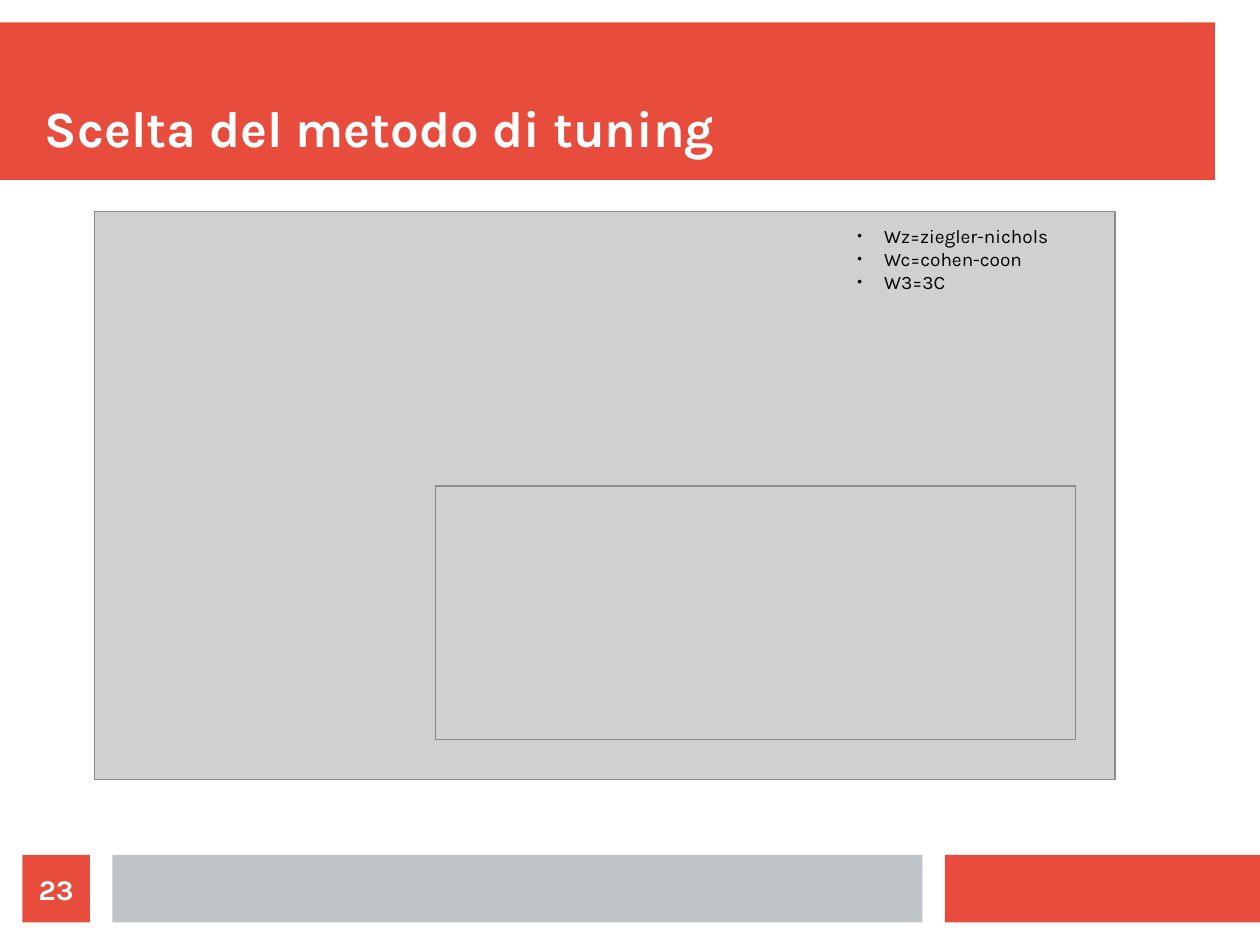
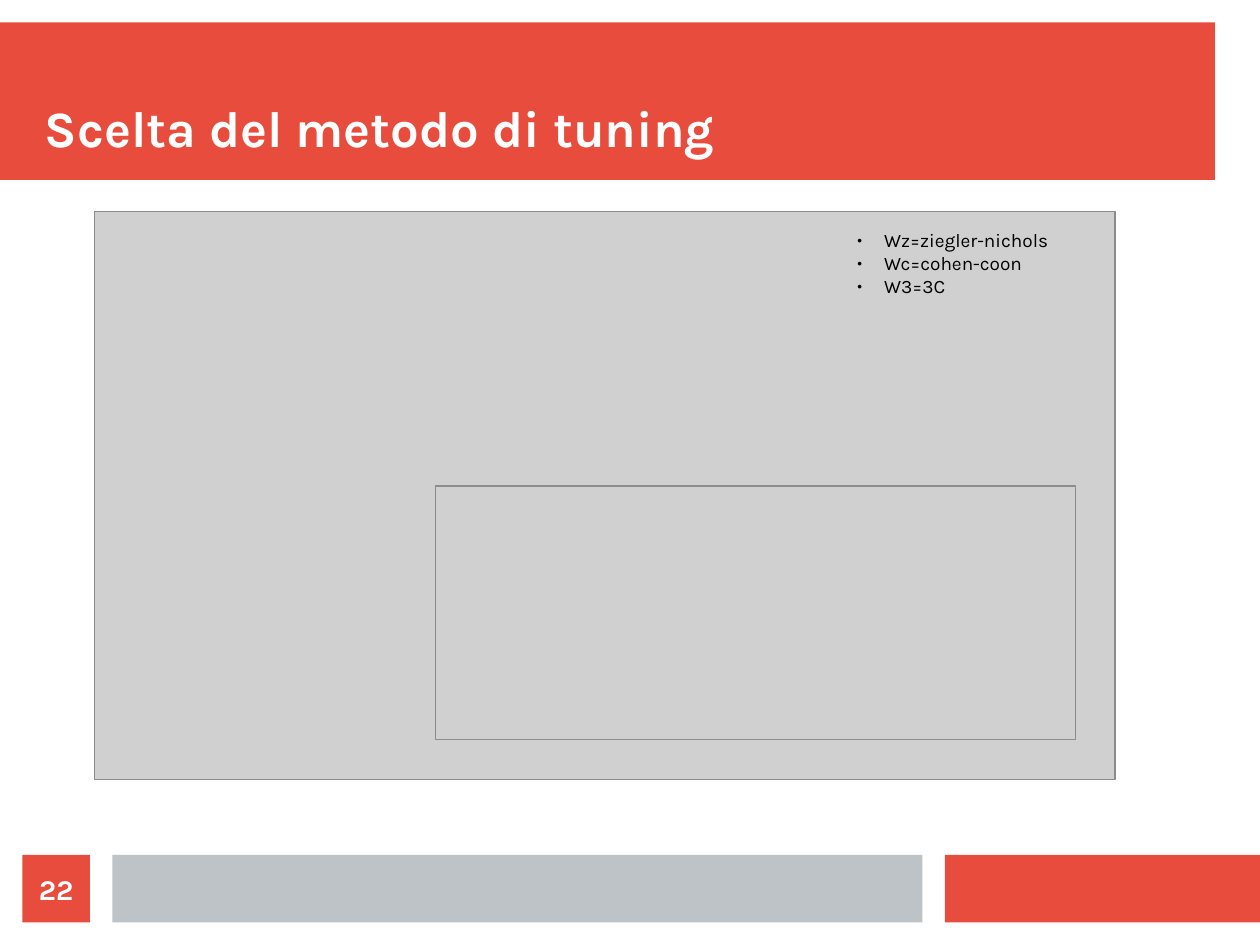
Before and after one commit to LeonardoSalustri/Tesi, a slide deck: slide 22 of Formule_presentazione/Presentazione.odp (slide 23 before the commit). Drawn at 1260x945 pixels with LibreOffice and Linux fonts; fonts in the diff are those of the drawing; grey boxes stand for pictures. Boxes give left, top, right and bottom in pixels: in the first picture for what was removed or moved away, otherwise in the second. Text is boxed around its words. In the diff, an @@ line names an element or a change of style, - is before the commit and + after.

```diff
--- a/Formule_presentazione/Presentazione.odp
+++ b/Formule_presentazione/Presentazione.odp
@@ text "Wz=ziegler-nichols": place and size @@
-text "Wz=ziegler-nichols" at box(884, 230, 1048, 290)
+text "Wz=ziegler-nichols" at box(884, 234, 1048, 294)
@@ page number at box(39, 881, 74, 900): text changed @@
-23
+22
```
Also in this commit, not shown: 4 other slides changed, 1 slide removed, 16 other files.
